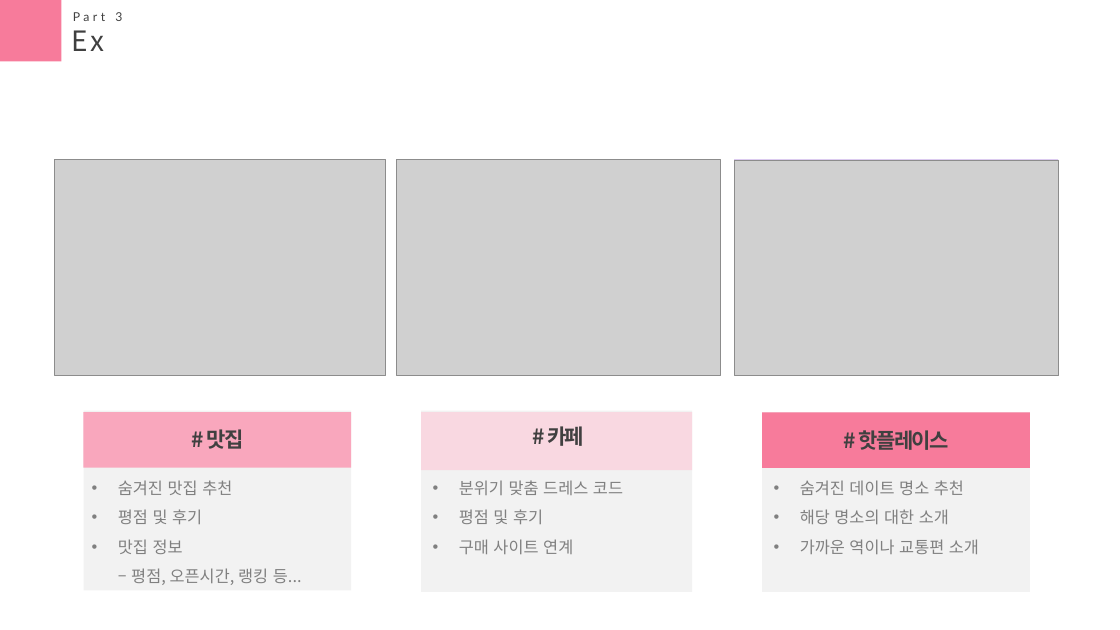
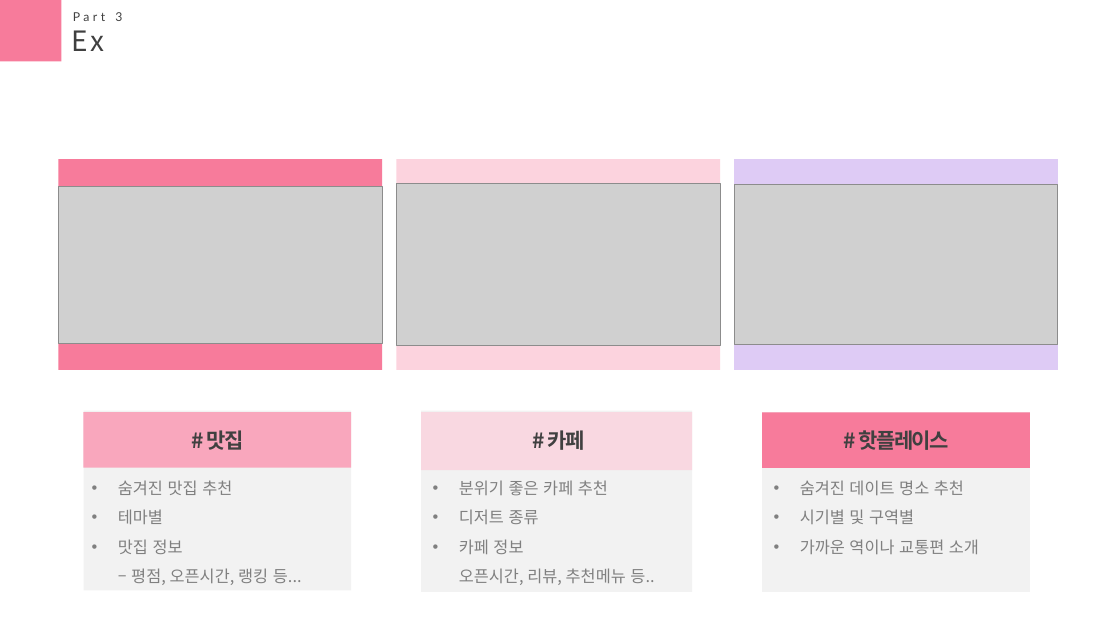
Before and after one commit to seasukmin/DateTeam, a slide deck: slide 6 of 박근모 - 메인/ppt.pptx (slide 9 before the commit). Drawn at 1120x630 pixels with LibreOffice and Linux fonts; fonts in the diff are those of the drawing; grey boxes stand for pictures. Boxes give left, top, right and bottom in pixels: in the first picture for what was removed or moved away, otherwise in the second. Text is boxed around its words. In the diff, an @@ line names an element or a change of style, - is before the commit and + after.

```diff
--- a/박근모 - 메인/ppt.pptx
+++ b/박근모 - 메인/ppt.pptx
@@ picture: place and size @@
-picture at (55, 159, 386, 376)
+picture at (59, 187, 382, 344)
@@ picture: place and size @@
-picture at (397, 159, 721, 376)
+picture at (397, 184, 720, 346)
@@ picture: place and size @@
-picture at (734, 160, 1060, 376)
+picture at (734, 184, 1058, 345)
@@ text "# 카페": place and size @@
-text "# 카페" at (547, 426, 584, 446)
+text "# 카페" at (547, 430, 584, 450)
@@ text at (118, 509, 163, 524): text changed @@
-• 평점 및 후기
+• 테마별
@@ text at (459, 480, 654, 585): text changed @@
-• 분위기 맞춤 드레스 코드
-• 평점 및 후기
-• 구매 사이트 연계
+• 분위기 좋은 카페 추천
+• 디저트 종류
+• 카페 정보
+  오픈시간, 리뷰, 추천메뉴 등..
@@ text at (800, 509, 914, 524): text changed @@
-• 해당 명소의 대한 소개
+• 시기별 및 구역별
```
Also in this commit, not shown: 7 other slides changed, 4 slides removed, 5 other files.
